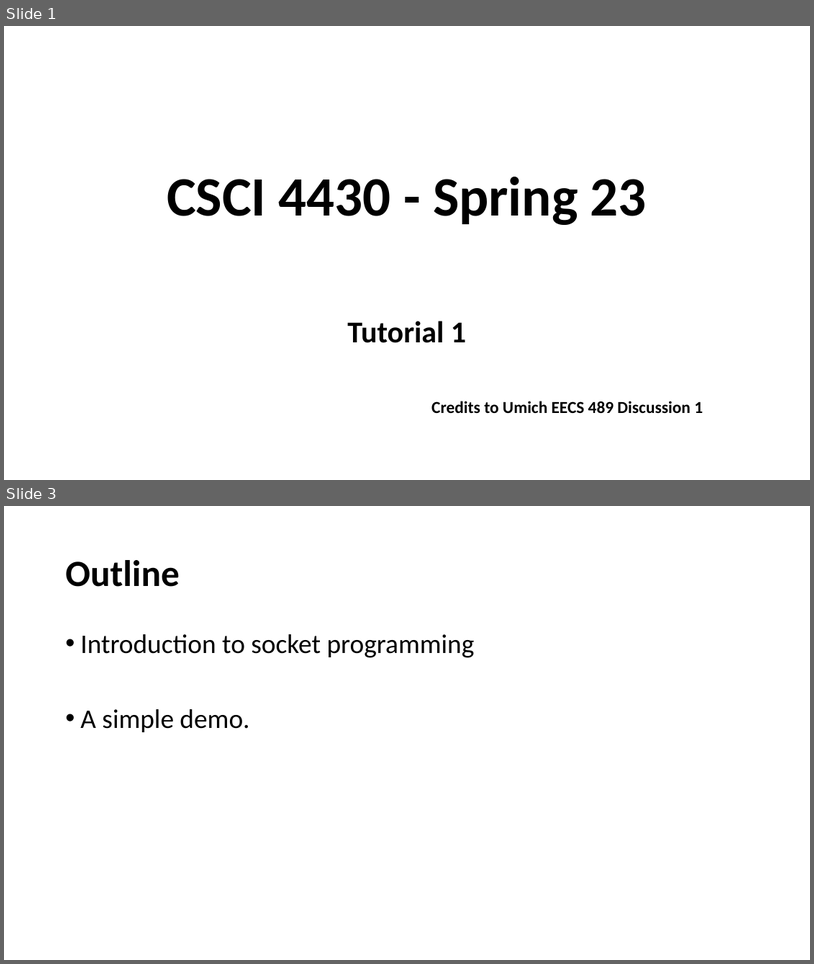
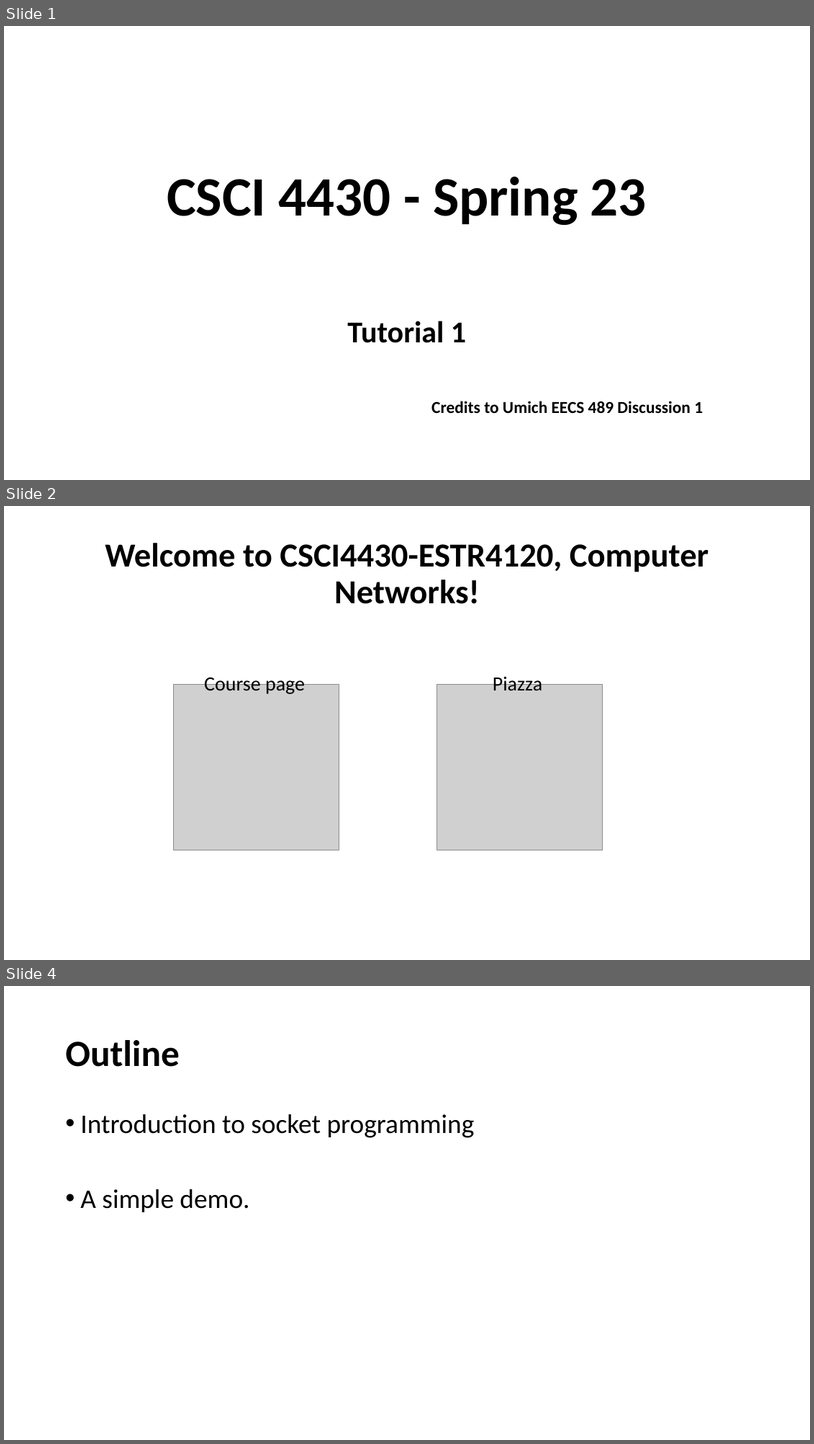
Before and after one commit to henryhxu/CSCI4430-ESTR4120, a slide deck: tutorial/T01/tut01.pptx. Shown one above the other, each under a label of ours: slides 1 and 3 before the commit, slides 1, 2 and 4 after it; the slides between them are not shown. The pictures are 814x964 and 814x1444 pixels, drawn with LibreOffice and Linux fonts; fonts in the diff are those of the drawing; grey boxes stand for pictures; background and template pictures are left out. Boxes give left, top, right and bottom in pixels: in the first picture for what was removed or moved away, otherwise in the second. Text is boxed around its words. In the diff, an @@ line names an element or a change of style, - is before the commit and + after.

```diff
--- a/tutorial/T01/tut01.pptx
+++ b/tutorial/T01/tut01.pptx
@@ slide 2 added at <box>4,506,810,960</box>, background #FFFFFF @@
@@ title added at <box>105,543,709,604</box>, 40 pt, text #000000, bold @@
+Welcome to CSCI4430-ESTR4120, Computer Networks!
@@ text added at <box>204,674,305,694</box>, 24 pt, text #000000 @@
+Course page
@@ text added at <box>493,674,543,690</box>, 24 pt, text #000000 @@
+Piazza
@@ picture added at <box>174,685,340,850</box> @@
@@ picture added at <box>437,685,603,850</box> @@
@@ what was slide 3 is now slide 4 @@
```
Also in this commit, not shown: 2 slides changed.
